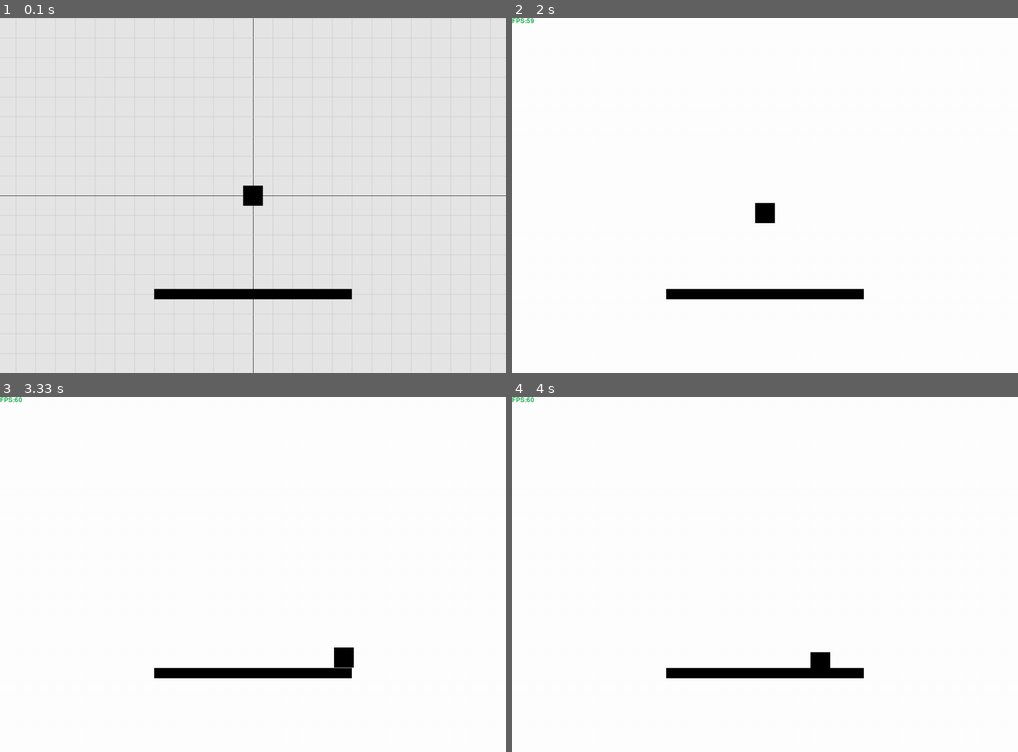
Above: before the commit, frames 1-4 (two rows, left to right).
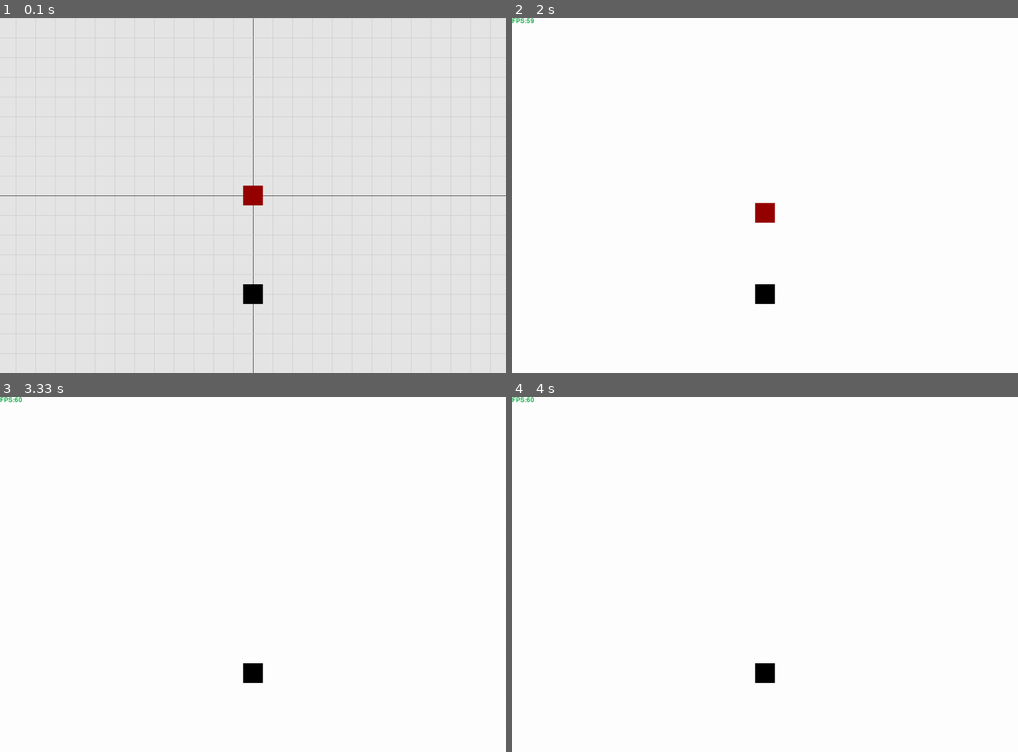
Above: after the commit, the same moments.

Repository: BenBerke/Game-engine-with-Pygame
Game: pygame game, started from main.py
Two runs of this game, one before a commit and one after it. Both use one fixed random seed, a clock stepped at 60 frames per second and the inputs below.
Inputs (mouse positions are in pixels of both pictures, inside the frame that each line leads up to):
- Up to frame 1 (0.1 s): no input
- Up to frame 2 (2 s): press the mouse at (765, 216) at 0.37 s; move the mouse to (704, 209) at 0.47 s; release the mouse at (643, 199) at 0.6 s; tap F3 at 0.67 s; tap F2 at 1.5 s; tap Space at 1.83 s
- Up to frame 3 (3.33 s): hold D 2.17-2.63 s; hold W 2.67-2.97 s; hold D from 3 s (still down)
- Up to frame 4 (4 s): release D at 3.47 s; hold A from 3.5 s (still down)

The runs differ from the first frame. In frame 1, 1.4% of the frame differs, in the area x 30-70%, y 47-81%; in frame 2, 1.4%, in the area x 30-70%, y 52-81%; in frame 3, 1.4%; in frame 4, 1.4%.

Commit message:
edtior input fix

Diff:
--- a/Assets/Test_Scenes/physics_test.json
+++ b/Assets/Test_Scenes/physics_test.json
@@ -39,7 +39,7 @@
             "SpriteRenderer": {
                 "appear_in_debugger": true,
                 "color": [
-                    0,
+                    150,
                     0,
                     0
                 ],
@@ -58,8 +58,8 @@
             },
             "BoxCollider": {
                 "appear_in_debugger": true,
-                "width": 1.0,
-                "height": 1.0,
+                "width": 0.0,
+                "height": 0.0,
                 "offset": [
                     0.0,
                     0.0
@@ -91,8 +91,8 @@
                     -5
                 ],
                 "scale": [
-                    10,
-                    0.5
+                    1,
+                    1
                 ],
                 "rotation": 0
             },
@@ -113,8 +113,8 @@
             },
             "BoxCollider": {
                 "appear_in_debugger": true,
-                "width": 10.0,
-                "height": 0.1,
+                "width": 0.0,
+                "height": 0.0,
                 "offset": [
                     0.0,
                     0.0
--- a/Components/component_box_collider.py
+++ b/Components/component_box_collider.py
@@ -10,21 +10,12 @@
 
 
 class BoxCollider(Component):
-    def __init__(self, width=None, height=None, offset=Vector2(0,0)):
+    def __init__(self, width=0, height=0, offset=Vector2(0,0)):
         super().__init__()
         self.width = width
         self.height = height
         self.offset = offset
         PhysicsSystem.register_collider(self)
-
-    def start(self):
-        if self.owner is None:
-            return
-        transform = self.owner.get_component(Transform)
-        if not self.width:
-            self.width = transform.scale.x
-        if not self.height:
-            self.height = transform.scale.y
 
     def on_remove(self):
         PhysicsSystem.unregister_collider(self)
@@ -32,8 +23,8 @@
     def rect(self):
         transform = self.owner.get_component(Transform)
         pos = transform.position + self.offset
-        w = self.width
-        h = self.height
+        w = self.width + transform.scale.x
+        h = self.height + transform.scale.y
         x = pos.x - w / 2
         y = pos.y - h / 2
         return(x, y, w, h)
--- a/Components/component_sprite_renderer.py
+++ b/Components/component_sprite_renderer.py
@@ -1,33 +1,29 @@
 import pygame as py
 from pygame import Vector2
 
-from config import INIT_DISPLAY as SCREEN, PIXELS_PER_UNIT
+from config import SCREEN, PIXELS_PER_UNIT
 from Systems import RenderingSystem
 from Components import Transform
 from Classes import Component, Sprite
 
 class SpriteRenderer(Component):
-    def __init__(self, sprite=None, color=(0,0,0), render_order=0, is_world_pos=True, scale=Vector2(1,1)):
+    def __init__(self, sprite=None, color=(0,0,0), render_order=0, is_world_pos=True):
         super().__init__()
         self.owner = None
         self.color = color
         self.render_order = render_order
         self.is_world_pos = is_world_pos
-        self.scale = scale
 
         if isinstance(sprite, Sprite):
             self.sprite = sprite
-            sprite_data = sprite.to_dict()
         elif isinstance(sprite, dict):
             self.sprite = Sprite(
                 sprite_path=sprite.get("sprite_path"),
                 width=sprite.get("width", 5),
                 height=sprite.get("height", 5)
             )
-            sprite_data = sprite
         else:
             self.sprite = None
-            sprite_data = None
 
         RenderingSystem.register_sprite(self)
 
@@ -46,19 +42,40 @@
         return data
 
     def render(self, screen=SCREEN, position=None, scale=None):
-        # Use provided position & scale from RenderingSystem
-        pos = position if position else self.owner.get_component(Transform).screen_position
-        scale = scale if scale else self.owner.get_component(Transform).scale
+        from Classes import Scene
+        from config import SCREEN  # get actual surface
+        if screen is None:
+            screen = SCREEN
+
+        transform = self.owner.get_component(Transform)
+
+        # Get position in pixels
+        if self.is_world_pos and Scene.main_camera:
+            pos = Scene.main_camera.world_to_screen(transform.position)
+            zoom = Scene.main_camera.zoom
+        else:
+            pos = transform.position
+            zoom = 1
+
+        # Determine size in pixels
+        if self.sprite and hasattr(self.sprite, "width") and hasattr(self.sprite, "height"):
+            # Base sprite size in pixels
+            base_width = self.sprite.width
+            base_height = self.sprite.height
+            px_width = int(base_width * transform.scale.x * zoom)
+            px_height = int(base_height * transform.scale.y * zoom)
+        else:
+            # Fallback square in world units converted to pixels
+            px_width = int(transform.scale.x * PIXELS_PER_UNIT * zoom)
+            px_height = int(transform.scale.y * PIXELS_PER_UNIT * zoom)
 
         # Prepare image
         if self.sprite and hasattr(self.sprite, "image"):
-            image = py.transform.scale(self.sprite.image, (int(scale.x + self.scale.x), int(scale.y + self.scale.y)))
+            image = py.transform.scale(self.sprite.image, (px_width, px_height))
         else:
-            # Fallback: colored rectangle
-            image = py.Surface((int(scale.x), int(scale.y + self.scale.y)), py.SRCALPHA)
+            image = py.Surface((px_width, px_height), py.SRCALPHA)
             image.fill(self.color)
 
-        # Center the image at pos
         rect = image.get_rect(center=(int(pos.x), int(pos.y)))
         screen.blit(image, rect)
 
--- a/Components/component_transform.py
+++ b/Components/component_transform.py
@@ -14,9 +14,6 @@
             SCREEN_WIDTH_CENTER + self.position.x * PIXELS_PER_UNIT,
             SCREEN_HEIGHT_CENTER - self.position.y * PIXELS_PER_UNIT
         )
-
-    def start(self):
-        print(self.position, self.owner.name)
 
     def update(self):
         self.screen_position = Vector2(SCREEN_WIDTH_CENTER + self.position.x * PIXELS_PER_UNIT, SCREEN_HEIGHT_CENTER - self.position.y * PIXELS_PER_UNIT)
--- a/Editor/editor_system.py
+++ b/Editor/editor_system.py
@@ -3,16 +3,23 @@
 from Components import SpriteRenderer, Transform
 from Editor.editor_camera import EditorCamera
 from Editor.editor_renderer import EditorRenderer
-from Systems import RenderingSystem, Scene
+from Systems import RenderingSystem, Scene, InputSystem
 import config
+from config import PIXELS_PER_UNIT
 from Systems.system_scene_loader import load_scene
-
 
 class EditorSystem:
     active_scene = None
 
     def __init__(self):
         self.camera = EditorCamera()
+
+    """Function gets called if the mouse hovers over an object with sprite renderer in editor mode"""
+    def on_hover(self, obj):
+        pass
+
+    def on_click(self, obj):
+        print(obj.name)
 
     def update(self):
         EditorRenderer.render_scene(
@@ -21,9 +28,20 @@
             texts=RenderingSystem.text
         )
 
-        for obj in Scene.objects:
-            if obj.get_component(SpriteRenderer):
-                transform = obj.get_component(Transform)
+        # for obj in Scene.objects:
+        #     if obj.get_component(SpriteRenderer):
+        #         transform = obj.get_component(Transform)
+        #         screen_pos = transform.screen_position
+        #         mouse_pos = InputSystem.get_mouse_pos()
+        #         width = transform.scale.x * PIXELS_PER_UNIT
+        #         heigth = transform.scale.y * PIXELS_PER_UNIT
+        #         left_x = screen_pos.x - (width / 2)
+        #         right_x = screen_pos.x + (width / 2)
+        #         top_y = screen_pos.y - (heigth / 2)
+        #         bottom_y = screen_pos.y + (heigth / 2)
+        #         if mouse_pos[0] > left_x and mouse_pos[0] < right_x and mouse_pos[1] > top_y and mouse_pos[1] < bottom_y:
+        #             if InputSystem.was_mouse_pressed(1):
+        #                 self.on_click(obj)
 
     @classmethod
     def switch_to_editor_mode(cls):
--- a/Systems/system_input.py
+++ b/Systems/system_input.py
@@ -1,56 +1,76 @@
 import pygame as py
+from pygame import Vector2
 
 class InputSystem:
+    _keys_down = set()
+    _keys_up = set()
     _keys = None
+    _mouse_down = set()
+    _mouse_up = set()
+    _mouse_buttons = None
     _events = []
-    _keys_down = set()  # keys pressed this frame
-    _keys_up = set()    # keys released this frame
 
     @classmethod
-    def update(cls):
-        """Call once per frame at the start of your loop."""
-        cls._events = py.event.get()
+    def update(cls, events):
+        cls._events = events
         cls._keys = py.key.get_pressed()
         cls._keys_down.clear()
         cls._keys_up.clear()
+        cls._mouse_down.clear()
+        cls._mouse_up.clear()
 
-        for event in cls._events:
+        for event in events:
             if event.type == py.KEYDOWN:
                 cls._keys_down.add(event.key)
             elif event.type == py.KEYUP:
                 cls._keys_up.add(event.key)
+            elif event.type == py.MOUSEBUTTONDOWN:
+                cls._mouse_down.add(event.button)
+            elif event.type == py.MOUSEBUTTONUP:
+                cls._mouse_up.add(event.button)
 
-    @classmethod
-    def get_keys(cls):
-        """Return all currently held keys (like GetKey)."""
-        return cls._keys
-
-    @classmethod
-    def get_keydown(cls):
-        """Return keys pressed this frame (like GetKeyDown)."""
-        return cls._keys_down
-
-    @classmethod
-    def get_keyup(cls):
-        """Return keys released this frame (like GetKeyUp)."""
-        return cls._keys_up
-
-    @classmethod
-    def get_events(cls):
-        """Return all currently held keys (like GetKey)."""
-        return cls._events
-
+    # -------- Keyboard --------
     @classmethod
     def is_key_pressed(cls, key):
-        """Check if a key is currently held."""
+        """Is the key currently held down?"""
         return cls._keys[key]
 
     @classmethod
     def was_key_pressed(cls, key):
-        """Check if a key was pressed this frame."""
+        """Was the key pressed this frame?"""
         return key in cls._keys_down
 
     @classmethod
     def was_key_released(cls, key):
-        """Check if a key was released this frame."""
+        """Was the key released this frame?"""
         return key in cls._keys_up
+
+    # -------- Mouse --------
+    @classmethod
+    def get_mouse_pos(cls):
+        return cls._mouse_pos
+
+    @classmethod
+    def is_mouse_pressed(cls, button=1):
+        """Is the mouse button held down? 1=Left, 2=Middle, 3=Right"""
+        return cls._mouse_buttons[button-1] if cls._mouse_buttons else False
+
+    @classmethod
+    def was_mouse_pressed(cls, button=1):
+        """Was the mouse button pressed this frame?"""
+        return button in cls._mouse_down
+
+    @classmethod
+    def was_mouse_released(cls, button=1):
+        """Was the mouse button released this frame?"""
+        return button in cls._mouse_up
+
+    @classmethod
+    def get_events(cls):
+        """Return raw pygame events."""
+        return cls._events
+
+    @classmethod
+    def refresh_mouse_state(cls):
+        """Call after update() to refresh current mouse buttons state."""
+        cls._mouse_buttons = py.mouse.get_pressed()
--- a/Systems/system_scene_loader.py
+++ b/Systems/system_scene_loader.py
@@ -65,8 +65,6 @@
                     setattr(comp_instance, k, v)
 
             components.append(comp_instance)
-            if(type(comp_instance) is Transform):
-                print(comp_instance.position)
 
         # Ensure every object has a Transform
         if not any(isinstance(c, Transform) for c in components):
--- a/main.py
+++ b/main.py
@@ -36,7 +36,17 @@
 debug_console = DebugConsole(max_lines=15)
 
 while running:
-    InputSystem.update()
+    events = py.event.get()
+    InputSystem.update(events)
+
+    if InputSystem.was_key_pressed(py.K_SPACE):
+        print("Space pressed this frame!")
+
+    if InputSystem.is_key_pressed(py.K_a):
+        print("Holding A")
+
+    if InputSystem.was_mouse_pressed(1):  # Left click
+        print("Left mouse clicked this frame!")
 
     for event in InputSystem.get_events():
         if event.type == py.QUIT:
@@ -66,3 +76,5 @@
         RenderingSystem.update()
         PhysicsSystem.update()
         Scene.update()
+
+py.quit()
